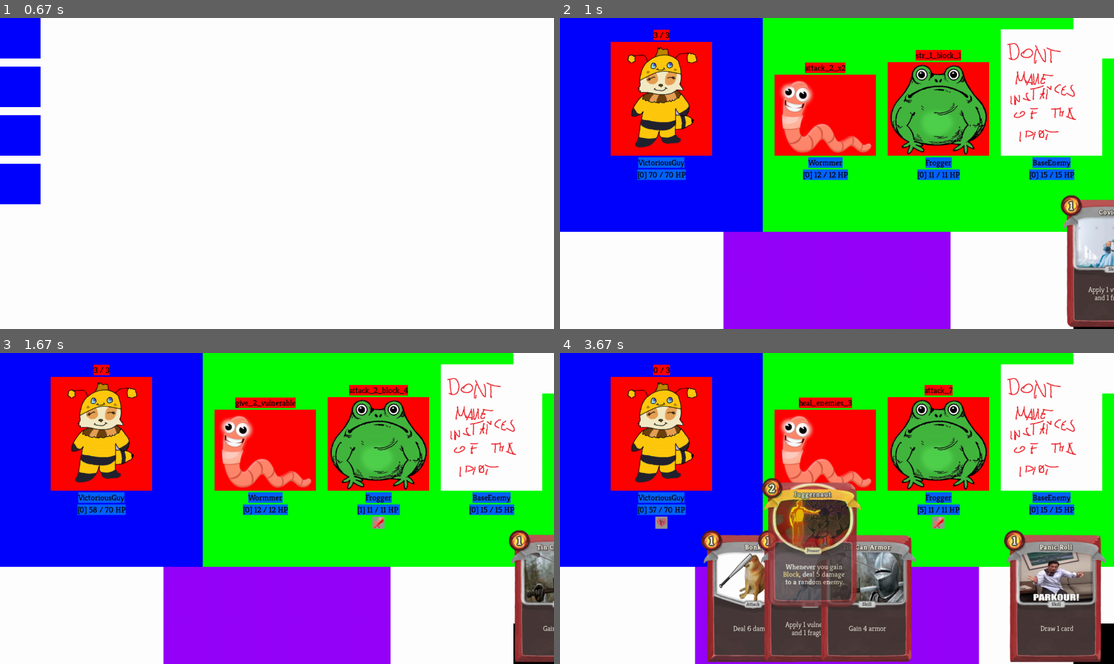
Above: before the commit, frames 1-4 (two rows, left to right).
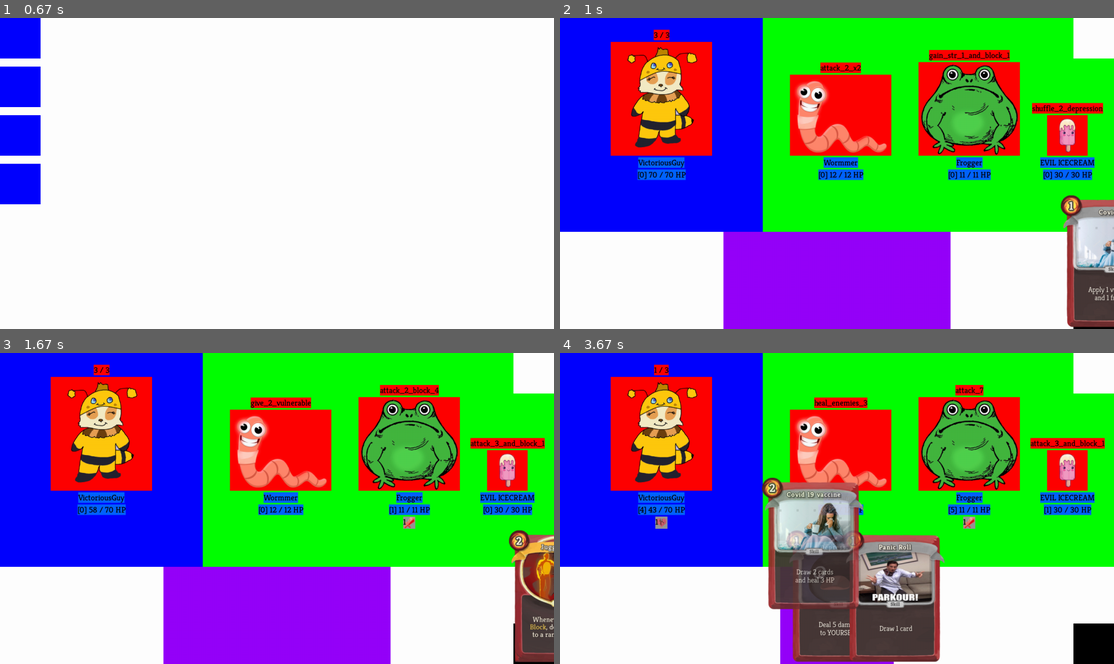
Above: after the commit, the same moments.

Repository: DawidKrolikiewicz/SlayTheSpire-WITH-PYGAME
Game: pygame game, started from CardGame/GameFolder/Code/main.py
Same seed, same stepped clock (60 frames per second), same inputs: the game is played once before the commit and once after it.
Inputs (mouse positions are in pixels of both pictures, inside the frame that each line leads up to):
- Up to frame 1 (0.67 s): no input
- Up to frame 2 (1 s): press the mouse at (582, 36) at 0.87 s; move the mouse to (643, 73) at 0.97 s
- Up to frame 3 (1.67 s): release the mouse at (144, 446) at 1.1 s; click (531, 642) at 1.22 s; press the mouse at (531, 642) at 1.53 s; move the mouse to (398, 632) at 1.63 s
- Up to frame 4 (3.67 s): release the mouse at (825, 620) at 1.77 s; press the mouse at (1091, 642) at 1.87 s; move the mouse to (859, 570) at 1.97 s; release the mouse at (632, 499) at 2.1 s; press the mouse at (1030, 595) at 2.2 s; move the mouse to (1008, 608) at 2.3 s; release the mouse at (992, 620) at 2.43 s; press the mouse at (953, 598) at 2.53 s; move the mouse to (859, 530) at 2.63 s; release the mouse at (764, 458) at 2.77 s; press the mouse at (953, 598) at 2.87 s; move the mouse to (892, 561) at 2.97 s; release the mouse at (831, 527) at 3.1 s; press the mouse at (781, 595) at 3.2 s; move the mouse to (726, 552) at 3.3 s; release the mouse at (670, 511) at 3.43 s; press the mouse at (726, 552) at 3.53 s; move the mouse to (814, 542) at 3.63 s

Frame 1 is identical in both runs. In frame 2, 17% of the frame differs, in the area x 38-99%, y 3-53%; in frame 3, 19%; in frame 4, 42%, in the area x 14-99%, y 3-100%.

Commit message:
ongoing cd migawka

Diff:
--- a/CardGame/GameFolder/Code/characterFile.py
+++ b/CardGame/GameFolder/Code/characterFile.py
@@ -12,7 +12,7 @@
         self.name = name
         self.max_health = health
         self.cur_health = health
-        self.armor = 0
+        self.block = 0
         self.list_of_ongoing = [o.Strength(), o.Dexterity(), o.Frail(), o.Vulnerable()]
 
         # DISPLAY RELATED
@@ -24,7 +24,7 @@
         self.rect_name = self.image_name.get_rect()
         self.rect_name.top = self.rect_sprite.bottom + 4
 
-        self.image_hp = text_font.render(f"[{self.armor}] {self.cur_health} / {self.max_health} HP", True,
+        self.image_hp = text_font.render(f"[{self.block}] {self.cur_health} / {self.max_health} HP", True,
                                          (0, 0, 0))
         self.rect_hp = self.image_hp.get_rect()
         self.rect_hp.top = self.rect_name.bottom + 4
@@ -47,8 +47,10 @@
         screen.blit(self.image_name, self.rect_name.topleft)
 
         # DRAWING CHARACTER HP
-        self.image_hp = text_font.render(f"[{self.armor}] {self.cur_health} / {self.max_health} HP", True,
+        self.image_hp = text_font.render(f"[{self.block}] {self.cur_health} / {self.max_health} HP", True,
                                          (0, 0, 0))
+        self.rect_hp = self.image_hp.get_rect()
+        self.rect_hp.top = self.rect_name.bottom + 4
         self.rect_hp.centerx = self.rect_sprite.centerx
         pygame.draw.rect(screen, (0, 100, 255), self.rect_hp)
         screen.blit(self.image_hp, self.rect_hp.topleft)
@@ -72,7 +74,7 @@
     def info(self):
         print(f">>  {self.name}'s info is being displayed!")
         print(f"    Health: {self.cur_health} / {self.max_health}")
-        print(f"    Armor: {self.armor}")
+        print(f"    Armor: {self.block}")
         for ongoing in self.list_of_ongoing:
             if ongoing.duration is not None and ongoing.duration != 0:
                 print(f"    {ongoing.__class__.__name__}: {ongoing.duration}")
@@ -81,22 +83,24 @@
             elif ongoing.counter is not None and ongoing.counter != 0:
                 print(f"    {ongoing.__class__.__name__}: {ongoing.counter}")
 
-    def deal_damage(self, base_damage_value, target):
-        damage = base_damage_value + self.list_of_ongoing[0].intensity
-        if target.list_of_ongoing[3].duration > 0:
+    def deal_damage(self, damage, target, is_attack=True, hit_block=True):
+        if is_attack:
+            damage = damage + self.list_of_ongoing[0].intensity  # Strength
+
+        if target.list_of_ongoing[3].duration > 0:  # Vulnerable
             damage = int(damage * 1.5)
-        if target.armor > 0:
-            if target.armor >= damage:
-                target.armor -= damage
-            else:
-                damage -= target.armor
-                target.armor = 0
-                target.cur_health -= damage
-        else:
-            target.cur_health -= damage
+
+        if hit_block:
+            og_block = target.block
+            target.block -= damage
+            damage -= og_block
+            if target.block < 0:
+                target.block = 0
+
+        target.cur_health -= damage
 
     def add_armor(self, armor, target):
-        target.armor += int((armor + self.list_of_ongoing[1].intensity) / (1.5 if self.list_of_ongoing[2].duration > 0 else 1))
+        target.block += int((armor + self.list_of_ongoing[1].intensity) / (1.5 if self.list_of_ongoing[2].duration > 0 else 1))
 
     def heal(self, value, target):
         target.cur_health += value
--- a/CardGame/GameFolder/Code/enemyFile.py
+++ b/CardGame/GameFolder/Code/enemyFile.py
@@ -1,6 +1,7 @@
 import random
 import pygame
 import characterFile
+import cardsFile
 
 
 # ========================================= Enemy (superclass) =========================================
@@ -49,7 +50,7 @@
         self.rect_sprite = self.image_sprite.get_rect()
         self.rect_sprite.bottom = 340
 
-        self.list_of_actions = [self.attack_7, self.attack_2_block_4, self.str_1_block_1]
+        self.list_of_actions = [self.attack_7, self.attack_2_block_4, self.gain_str_1_and_block_1]
 
     def attack_7(self, player, list_of_enemies):
         print(f">> {self.name} attacks!")
@@ -60,7 +61,7 @@
         self.deal_damage(2, player)
         self.add_armor(4, self)
 
-    def str_1_block_1(self, player, list_of_enemies):
+    def gain_str_1_and_block_1(self, player, list_of_enemies):
         print(f">> {self.name} gains strength and blocks!")
         self.add_str(1, self)
         self.add_armor(1, self)
@@ -90,6 +91,41 @@
         self.add_vuln(2, player)
 
 
+class Icecream(Enemy):
+    def __init__(self, name, health):
+        super().__init__(name, health)
+        self.image_sprite = pygame.image.load("../Sprites/Characters/Icecream.png")
+        self.rect_sprite = self.image_sprite.get_rect()
+        self.rect_sprite.bottom = 340
+        self.rage = False
+
+        self.list_of_actions = [self.shuffle_2_depression, self.attack_3_and_block_1]
+
+    def declare_action(self, player, list_of_enemies):
+        if player.cur_health <= self.block:
+            self.next_action = self.deal_damage_equal_to_block
+        elif self.cur_health <= (self.max_health // 2) or self.rage:
+            self.rage = True
+            self.next_action = self.gain_1_dex_and_block_7
+        else:
+            self.next_action = self.list_of_actions[random.randint(0, len(self.list_of_actions) - 1)]
+
+    def shuffle_2_depression(self, player, list_of_enemies):
+        player.add_card_to_discard(cardsFile.Depression())
+        player.add_card_to_discard(cardsFile.Depression())
+
+    def gain_1_dex_and_block_7(self, player, list_of_enemies):
+        self.add_dex(1, self)
+        self.add_armor(7, self)
+
+    def attack_3_and_block_1(self, player, list_of_enemies):
+        self.deal_damage(3, player)
+        self.add_armor(1, self)
+
+    def deal_damage_equal_to_block(self, player, list_of_enemies):
+        self.deal_damage(self.block, player)
+
+
 class Cultist(Enemy):
     def __init__(self, name, health):
         super().__init__(name, health)
--- a/CardGame/GameFolder/Code/ongoingFile.py
+++ b/CardGame/GameFolder/Code/ongoingFile.py
@@ -1,6 +1,7 @@
 import random
 import pygame.sprite
 import playerFile
+import characterFile
 
 
 # ======================= Ongoing Icons (superclass) =======================
@@ -12,8 +13,10 @@
         self.counter = None
         self.intensity = None
         self.duration = None
+        self.value = None
         # VISUAL RELATED
         self.image = pygame.image.load("../Sprites/Ongoing Icons/StrengthIcon.png")
+        self.image_value = None
         self.rect = self.image.get_rect()
         self.rect.centery = 400
 
@@ -27,6 +30,8 @@
             self.rect.right = character.rect_ongoing.right - (character.ongoing_counter * self.rect.width)
             character.ongoing_counter -= 1
             screen.blit(self.image, self.rect.topleft)
+            self.image_value = characterFile.text_font.render(f"{self.value}", True, (0, 0, 0))
+            screen.blit(self.image_value, self.rect.topleft)
 
 
 # ============================= Strength =============================
@@ -43,6 +48,7 @@
         pass
 
     def update(self, character, screen):
+        self.value = self.intensity
         super().update(character, screen)
 
 
@@ -60,6 +66,7 @@
         pass
 
     def update(self, character, screen):
+        self.value = self.intensity
         super().update(character, screen)
 
 
@@ -77,6 +84,7 @@
         pass
 
     def update(self, character, screen):
+        self.value = self.duration
         super().update(character, screen)
 
 
@@ -94,8 +102,67 @@
         pass
 
     def update(self, character, screen):
+        self.value = self.duration
         super().update(character, screen)
 
+
+# =============================== Weak ===============================
+
+class Weak(Ongoing):
+    def __init__(self):
+        super().__init__()
+        # GAME RELATED
+        self.duration = 0
+        # VISUAL RELATED
+        self.image = pygame.image.load("../Sprites/Ongoing Icons/WeakIcon.png")
+
+    def event_listener(self, ev, player, list_of_enemies):
+        pass
+
+    def update(self, character, screen):
+        self.value = self.duration
+        super().update(character, screen)
+
+
+# /////////////////////////// ENEMY EFFECTS ///////////////////////////
+
+# ============================== Ritual ==============================
+
+class Ritual(Ongoing):
+    def __init__(self):
+        super().__init__()
+        # GAME RELATED
+        self.intensity = 0
+        # VISUAL RELATED
+        self.image = pygame.image.load("../Sprites/Ongoing Icons/RitualIcon.png")
+
+    def event_listener(self, ev, player, list_of_enemies):
+        pass
+
+    def update(self, character, screen):
+        self.value = self.intensity
+        super().update(character, screen)
+
+
+# ============================== CurlUp ==============================
+
+class CurlUp(Ongoing):
+    def __init__(self):
+        super().__init__()
+        # GAME RELATED
+        self.intensity = 0
+        # VISUAL RELATED
+        self.image = pygame.image.load("../Sprites/Ongoing Icons/CurlUpIcon.png")
+
+    def event_listener(self, ev, player, list_of_enemies):
+        pass
+
+    def update(self, character, screen):
+        self.value = self.intensity
+        super().update(character, screen)
+
+
+# /////////////////////////// CARDS EFFECTS ///////////////////////////
 
 # ============================ Juggernaut ============================
 
@@ -104,13 +171,15 @@
         super().__init__()
         # GAME RELATED
         self.intensity = 5
+        self.value = self.intensity
         # VISUAL RELATED
         self.image = pygame.image.load("../Sprites/Ongoing Icons/JuggernautIcon.png")
 
     def event_listener(self, ev, player, list_of_enemies):
         if ev.type == playerFile.ON_PLAYER_GAIN_BLOCK:
             enemy = random.choice(list_of_enemies)
-            enemy.cur_health -= self.intensity
+            player.deal_damage(self.intensity, enemy, is_attack=False)
 
     def update(self, character, screen):
+        self.value = self.intensity
         super().update(character, screen)
--- a/CardGame/GameFolder/Code/playerFile.py
+++ b/CardGame/GameFolder/Code/playerFile.py
@@ -110,8 +110,8 @@
                 card_drawn = self.deck.pop(0)
                 self.hand.append(card_drawn)
 
-    def deal_damage(self, base_damage_value, target):
-        super().deal_damage(base_damage_value, target)
+    def deal_damage(self, damage, target, is_attack=True, hit_block=True):
+        super().deal_damage(damage, target)
         if target == self:
             # Post event
             pygame.event.post(pygame.event.Event(ON_PLAYER_LOSE_HP_FROM_CARD))
--- a/CardGame/GameFolder/Code/roomsFile.py
+++ b/CardGame/GameFolder/Code/roomsFile.py
@@ -215,7 +215,7 @@
 
     def _get_random_combat(self):
         # Get random combat encounter from the list
-        fights = [[enemyFile.Worm("Wormmer", 12), enemyFile.Frog("Frogger", 11), enemyFile.Enemy("BaseEnemy", 15)]]
+        fights = [[enemyFile.Worm("Wormmer", 12), enemyFile.Frog("Frogger", 11), enemyFile.Icecream("EVIL ICECREAM", 30)]]
         self.list_of_enemies += random.choice(fights)
 
     def _position_enemies(self):
Binary file added: CardGame/GameFolder/Sprites/Ongoing Icons/CurlUpIcon.png
Binary file added: CardGame/GameFolder/Sprites/Ongoing Icons/RitualIcon.png
Binary file added: CardGame/GameFolder/Sprites/Ongoing Icons/WeakIcon.png
